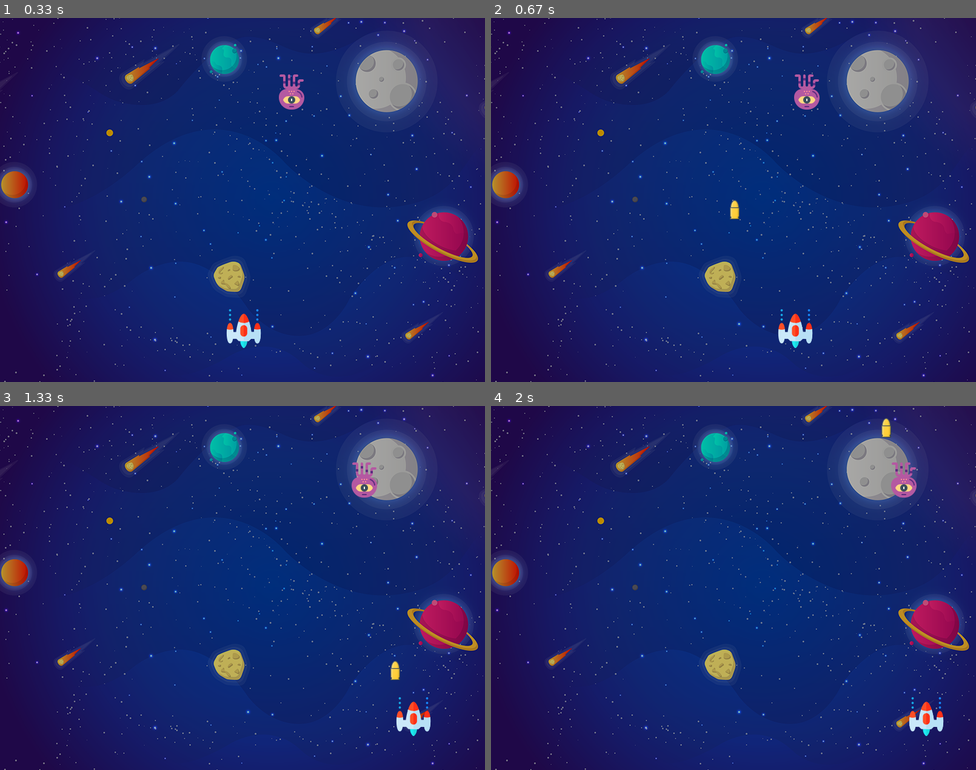
Above: before the commit, frames 1-4 (two rows, left to right).
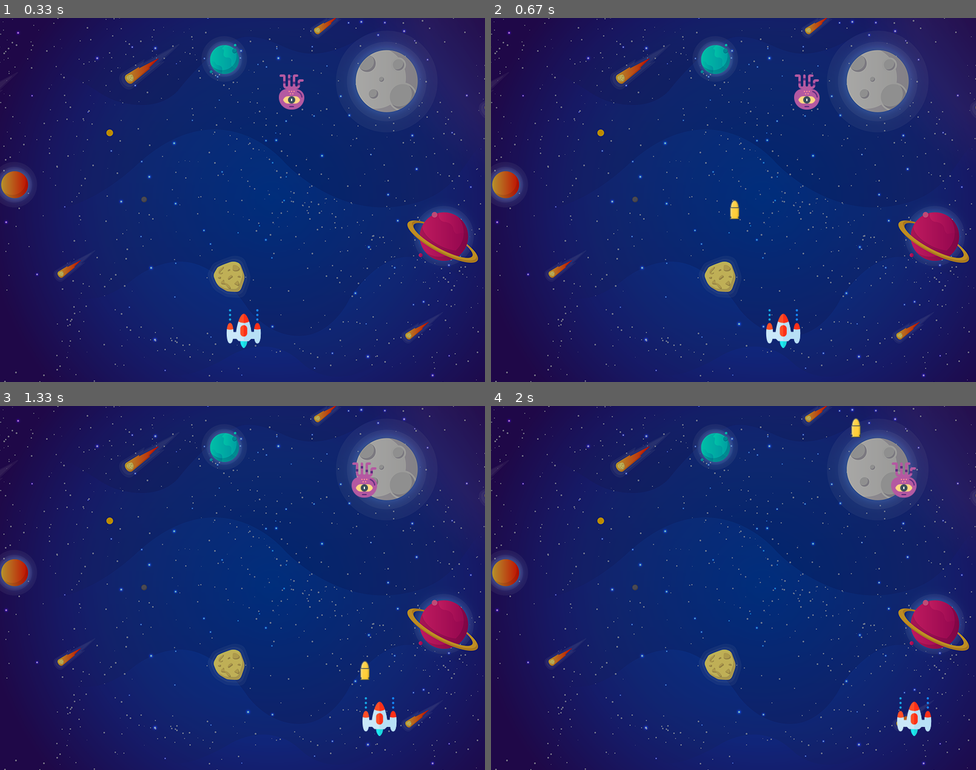
Above: after the commit, the same moments.

Repository: Rianone/Space-Invader-Game-With-Python-and-Pygame
Game: pygame game, started from main.py
The game is run twice, just before and just after one commit, with the same random seed, the same clock (stepped at 60 frames per second) and the same inputs.
Inputs:
- Up to frame 1 (0.33 s): no input
- Up to frame 2 (0.67 s): hold Space from 0.33 s (still down); hold Right from 0.33 s (still down)
- Up to frame 3 (1.33 s): release Space at 0.8 s; release Right at 0.8 s; hold Right 0.83-1.3 s; tap Space at 0.9, 1.2 s
- Up to frame 4 (2 s): hold Right 1.33-1.8 s; tap Space at 1.4, 1.7, 1.9 s; hold Left from 1.83 s (still down)

Frame 1 is identical in both runs. In frame 2, 0.5% of the frame differs, in the area x 56-67%, y 80-91%; in frame 3, 1.0%, in the area x 74-89%, y 70-91%; in frame 4, 0.7%.

Commit message:
Collision value implemented

Diff:
--- a/main.py
+++ b/main.py
@@ -26,7 +26,7 @@
 
 # Enemy image info
 enemyImg = pygame.image.load("alien" + str(random.randint(1, 4)) + ".png")
-enemyX = random.randint(0, 736)
+enemyX = random.randint(0, 735)
 enemyY = random.randint(50, 150)
 enemyX_change = 2
 enemyY_change = 40
@@ -41,6 +41,8 @@
 # Fire - Bullet currently moving
 bullet_state = "ready"
 
+#score variable
+score = 0
 
 # Inserting player
 def player(x, y):
@@ -58,13 +60,15 @@
     bullet_state = "fire"
     screen.blit(bulletImg, (x + 16, y + 10))
 
-#Find wheter there is collision btw the bullet and the enemy
+
+# Find wheter there is collision btw the bullet and the enemy
 def isCollision(enemyX, enemyY, bulletX, bulletY):
     distance = math.sqrt((math.pow(enemyX - bulletX, 2)) + (math.pow(enemyY - bulletY, 2)))
     if distance < 27:
         return True
     else:
         return False
+
 
 # Game loop
 while running:
@@ -80,12 +84,12 @@
         # Key pressed event condition, check whether is right or left
         if event.type == pygame.KEYDOWN:
             if event.key == pygame.K_LEFT:
-                playerX_change = -5
+                playerX_change = -4
             if event.key == pygame.K_RIGHT:
-                playerX_change = 5
+                playerX_change = 4
             if event.key == pygame.K_SPACE:
                 if bullet_state == "ready":
-                    #Getting the current X coordinate of the spaceship
+                    # Getting the current X coordinate of the spaceship
                     bulletX = playerX
                     fire_bullet(bulletX, bulletY)
 
@@ -122,6 +126,17 @@
         fire_bullet(bulletX, bulletY)
         bulletY -= bulletY_change
 
+    # Collision
+    collision = isCollision(enemyX,enemyY,bulletX,bulletY)
+    if collision:
+        bulletY = 480
+        bullet_state = "ready"
+        score += 1
+        print(score)
+        enemyImg = pygame.image.load("alien" + str(random.randint(1, 4)) + ".png")
+        enemyX = random.randint(0, 735)
+        enemyY = random.randint(50, 150)
+
     # Adding player
     player(playerX, playerY)
     # Adding enemy
